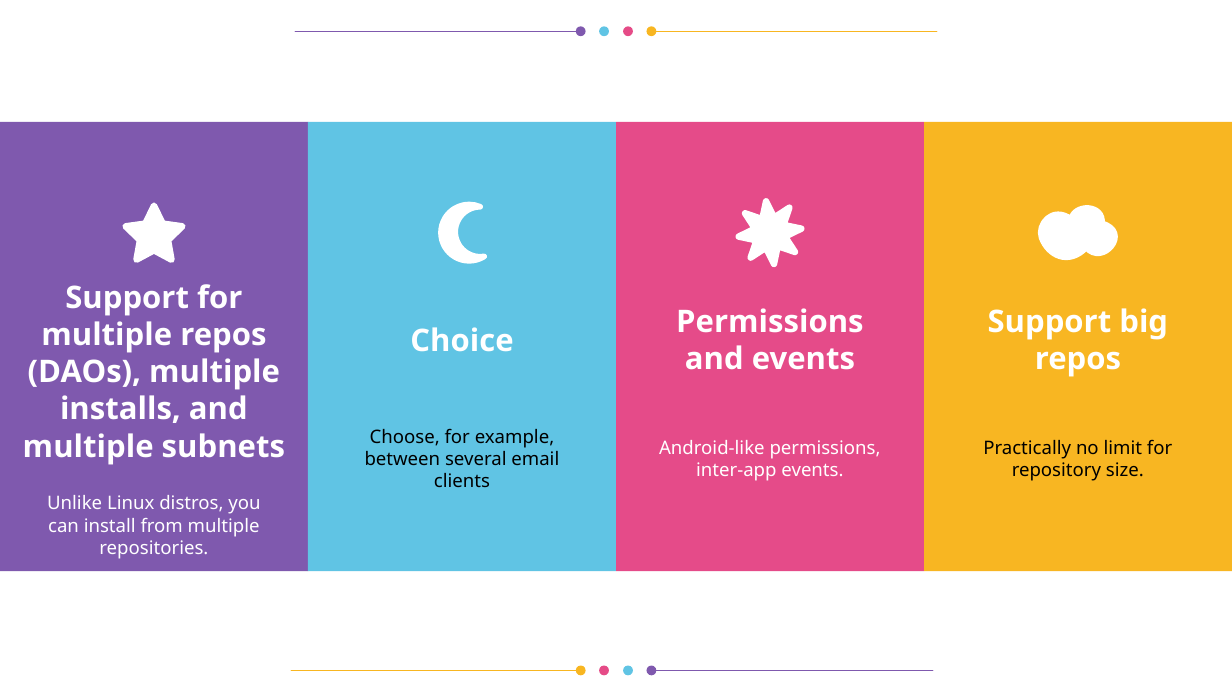
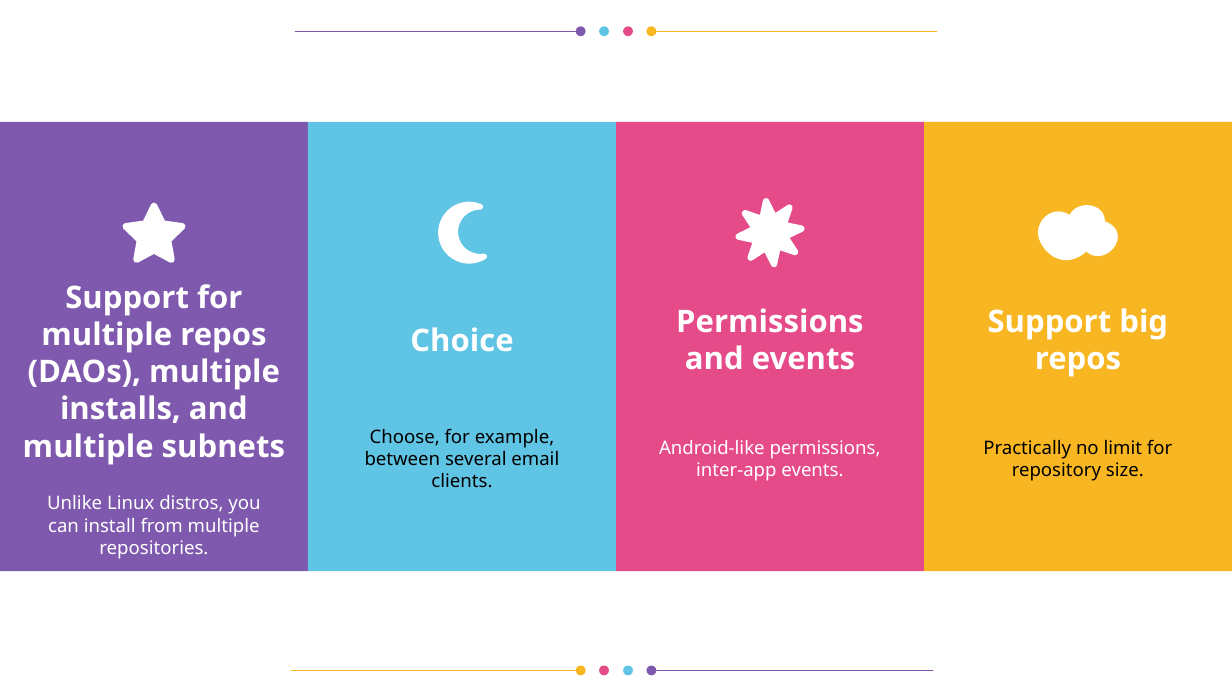
Before and after one commit to vporton/icp-package-manager, a slide deck: slide 9 of docs/presentation.odp. Drawn at 1232x693 pixels with LibreOffice and Linux fonts; fonts in the diff are those of the drawing. Boxes give left, top, right and bottom in pixels: in the first picture for what was removed or moved away, otherwise in the second. Text is boxed around its words. In the diff, an @@ line names an element or a change of style, - is before the commit and + after.

```diff
--- a/docs/presentation.odp
+++ b/docs/presentation.odp
@@ title at <box>365,428,559,487</box>: text changed @@
-Choose, for example, between several email clients
+Choose, for example, between several email clients.
```
Also in this commit, not shown: 9 other slides changed.
